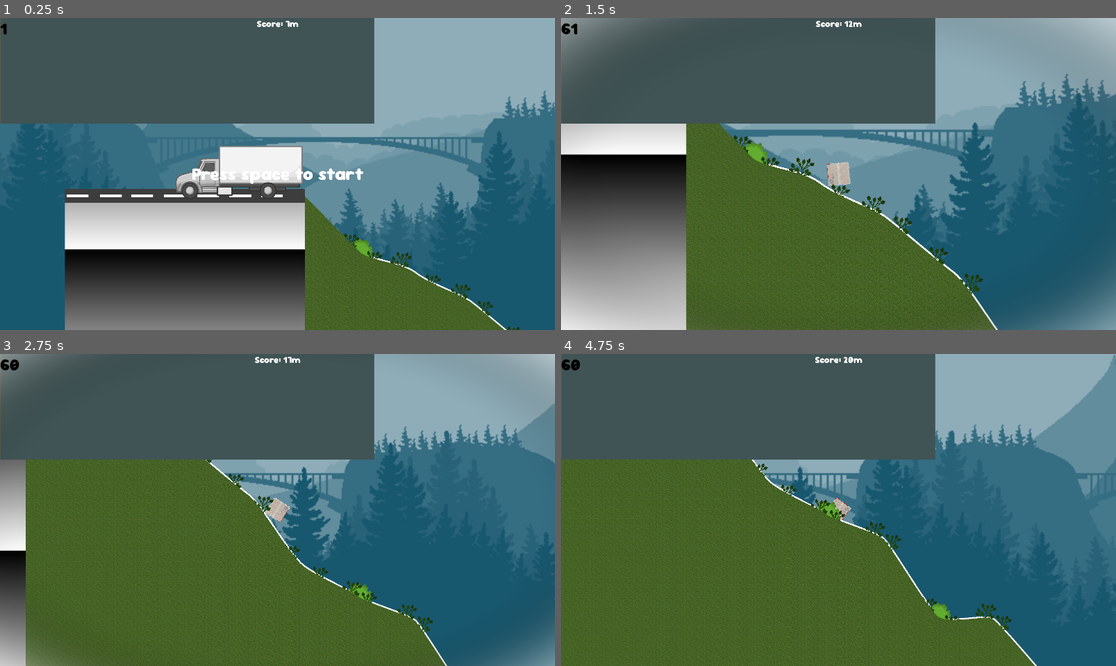
Above: before the commit, frames 1-4 (two rows, left to right).
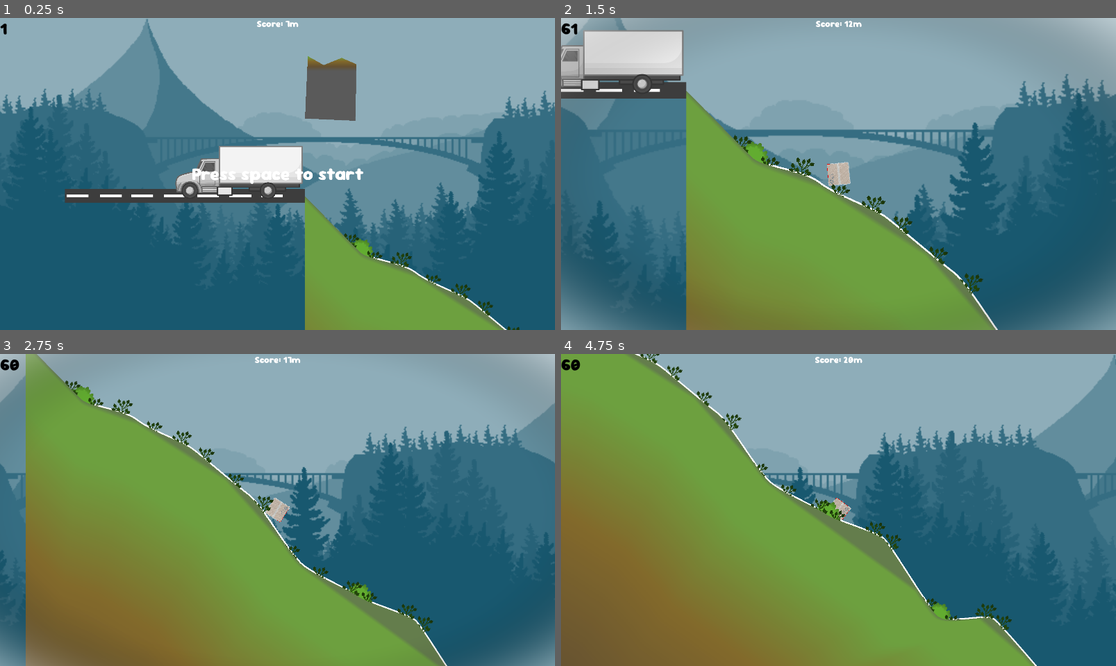
Above: after the commit, the same moments.

Repository: FelipePM01/EntregaExtraviada
Game: Godot game, scene res://main_scene.tscn
Same seed, same stepped clock (60 frames per second), same inputs: the game is played once before the commit and once after it. Sound files missing from this copy of the repository are replaced by a short silence.
Inputs (mouse positions are in pixels of both pictures, inside the frame that each line leads up to):
- Up to frame 1 (0.25 s): no input
- Up to frame 2 (1.5 s): tap Space (Spacebar) at 0.5 s; move the mouse to (960, 158) at 0.52 s; hold D (right) 0.53-1.28 s; hold Space (Spacebar) 0.53-1.28 s; move the mouse to (727, 189) at 1.27 s; hold A (left) from 1.28 s (still down); tap Mouse wheel down (scroll_down) at 1.35 s
- Up to frame 3 (2.75 s): move the mouse to (333, 441) at 2.02 s; release A (left) at 2.03 s; hold D (right) from 2.03 s (still down); hold Mouse wheel up (scroll_up) from 2.03 s (still down)
- Up to frame 4 (4.75 s): move the mouse to (810, 572) at 2.77 s; release Mouse wheel up (scroll_up) at 2.78 s; tap Space (Spacebar) at 2.85 s; move the mouse to (1005, 556) at 3.52 s; release D (right) at 3.53 s; hold Mouse wheel down (scroll_down) 3.53-4.28 s; hold A (left) from 3.53 s (still down); move the mouse to (672, 463) at 4.27 s; tap Mouse wheel up (scroll_up) at 4.35 s

The runs differ from the first frame. In frame 1, 48% of the frame differs, in the area x 0-91%, y 0-100%; in frame 2, 59%; in frame 3, 61%; in frame 4, 62%, in the area x 0-86%, y 0-100%.

Commit message:
Gradient

Diff:
--- a/terrain/resources/terrain.tres
+++ b/terrain/resources/terrain.tres
@@ -54,7 +54,6 @@
 
 }
 "
-graph_offset = Vector2(-1121.6, 134.216)
 mode = 1
 flags/light_only = false
 nodes/fragment/4/node = SubResource("VisualShaderNodeInput_rbyhn")
--- a/terrain/scenes/street.tscn
+++ b/terrain/scenes/street.tscn
@@ -1,6 +1,7 @@
-[gd_scene load_steps=7 format=3 uid="uid://c1s0thdvyahtt"]
+[gd_scene load_steps=8 format=3 uid="uid://c1s0thdvyahtt"]
 
 [ext_resource type="Shader" uid="uid://bc7kigyo8als0" path="res://terrain/resources/terrain.tres" id="1_o2py2"]
+[ext_resource type="Gradient" uid="uid://dels2u82bi2qu" path="res://utils/themes/terrain_gradient.tres" id="2_a7m8k"]
 
 [sub_resource type="Gradient" id="Gradient_vlkrj"]
 
@@ -10,14 +11,15 @@
 fill_to = Vector2(0, 1)
 repeat = 1
 
-[sub_resource type="ShaderMaterial" id="ShaderMaterial_gfqwj"]
-shader = ExtResource("1_o2py2")
-
 [sub_resource type="RectangleShape2D" id="RectangleShape2D_buerj"]
 size = Vector2(829.97, 969)
 
 [sub_resource type="ShaderMaterial" id="ShaderMaterial_8sfkg"]
 shader = ExtResource("1_o2py2")
+
+[sub_resource type="GradientTexture2D" id="GradientTexture2D_8qpkx"]
+gradient = ExtResource("2_a7m8k")
+fill_to = Vector2(0, 1)
 
 [node name="Street" type="Node2D"]
 position = Vector2(830.059, 10)
@@ -83,18 +85,14 @@
 scale = Vector2(1.88, 0.319999)
 
 [node name="Polygon2D" type="Polygon2D" parent="."]
+visible = false
 texture_repeat = 2
 position = Vector2(-423.059, 141)
 texture = SubResource("GradientTexture2D_kjfaw")
 polygon = PackedVector2Array(423, 371, 423, 1983, -407, 1983, -406, 371)
 
-[node name="Polygon2D2" type="Polygon2D" parent="."]
-texture_repeat = 2
-material = SubResource("ShaderMaterial_gfqwj")
-polygon = PackedVector2Array(0, 0, 100, 0, 100, 100, 0, 100)
-internal_vertex_count = 30
-
 [node name="StaticBody2D" type="StaticBody2D" parent="."]
+visible = false
 collision_layer = 2
 
 [node name="CollisionShape2D" type="CollisionShape2D" parent="StaticBody2D"]
@@ -102,6 +100,7 @@
 shape = SubResource("RectangleShape2D_buerj")
 
 [node name="CanvasLayer" type="CanvasLayer" parent="."]
+visible = false
 
 [node name="ColorRect" type="ColorRect" parent="CanvasLayer"]
 texture_repeat = 2
@@ -113,3 +112,8 @@
 offset_bottom = -715.0
 grow_horizontal = 2
 grow_vertical = 2
+
+[node name="Polygon2D2" type="Polygon2D" parent="."]
+texture = SubResource("GradientTexture2D_8qpkx")
+polygon = PackedVector2Array(10.941, 5, 65.941, 36, 127.941, 11, 178.941, 33, 175.941, 229, 0.940979, 221)
+uv = PackedVector2Array(10.941, 5, 65.941, 36, 127.941, 11, 178.941, 33, 175.941, 229, 0.940979, 221)
--- a/terrain/scenes/terrain.tscn
+++ b/terrain/scenes/terrain.tscn
@@ -1,7 +1,11 @@
-[gd_scene load_steps=6 format=3 uid="uid://ba2toixanr5ol"]
+[gd_scene load_steps=7 format=3 uid="uid://ba2toixanr5ol"]
 
 [ext_resource type="Script" path="res://terrain/scripts/terrain.gd" id="1_e8ila"]
-[ext_resource type="Texture2D" uid="uid://ddvvquy2sebku" path="res://terrain/resources/grass.png" id="2_0wtrj"]
+[ext_resource type="Gradient" uid="uid://dels2u82bi2qu" path="res://utils/themes/terrain_gradient.tres" id="2_dsq38"]
+
+[sub_resource type="GradientTexture2D" id="GradientTexture2D_frlgj"]
+gradient = ExtResource("2_dsq38")
+fill_to = Vector2(0, 1)
 
 [sub_resource type="FastNoiseLite" id="FastNoiseLite_0h82p"]
 noise_type = 4
@@ -16,7 +20,7 @@
 [node name="Terrain" type="Node2D" node_paths=PackedStringArray("ground_collision")]
 script = ExtResource("1_e8ila")
 ground_collision = NodePath("GroundCollision")
-texture = ExtResource("2_0wtrj")
+texture = SubResource("GradientTexture2D_frlgj")
 noise = SubResource("NoiseTexture2D_ppkbl")
 
 [node name="GroundCollision" type="StaticBody2D" parent="."]
--- a/terrain/scripts/terrain.gd
+++ b/terrain/scripts/terrain.gd
@@ -1,7 +1,7 @@
 extends Node2D
 
 @export var ground_collision: StaticBody2D
-@export var texture: CompressedTexture2D
+@export var texture: GradientTexture2D
 @export var noise: NoiseTexture2D
 @export var vertices = 10
 
@@ -53,10 +53,17 @@
 	curve.add_point(end_vertex)
 	var points = curve.get_baked_points()
 	$Line2D.points += points
-	var poly= PackedVector2Array(points)
+	var poly = PackedVector2Array(points)
+	var uv = PackedVector2Array(points)
+	for i in range(len(points)):
+		uv[i].y = 0
+
 	poly.insert(0,start_vertex)
+	uv.insert(0,Vector2.ZERO)
 	poly.insert(0,start_vertex+Vector2(0,2000))
+	uv.insert(0,Vector2(start_vertex.x,64))
 	poly.insert(0,end_vertex+Vector2(0,2000))
+	uv.insert(0,Vector2(end_vertex.x,64))
 	var shape=CollisionPolygon2D.new()
 	shape.polygon=poly
 	ground_collision.add_child(shape)
@@ -64,6 +71,7 @@
 
 	var ground = Polygon2D.new()
 	ground.polygon = poly
+	ground.uv = uv
 	ground.texture = texture
 	ground.texture_repeat = CanvasItem.TEXTURE_REPEAT_ENABLED
 	add_child(ground)
--- /dev/null
+++ b/utils/themes/terrain_gradient.tres
@@ -0,0 +1,5 @@
+[gd_resource type="Gradient" format=3 uid="uid://dels2u82bi2qu"]
+
+[resource]
+offsets = PackedFloat32Array(0.105634, 0.352113, 0.647887, 0.880282)
+colors = PackedColorArray(0.428406, 0.629673, 0.250343, 1, 0.513721, 0.413695, 0.169727, 1, 0.395706, 0.320416, 0.196084, 1, 0.355314, 0.355314, 0.355314, 1)
